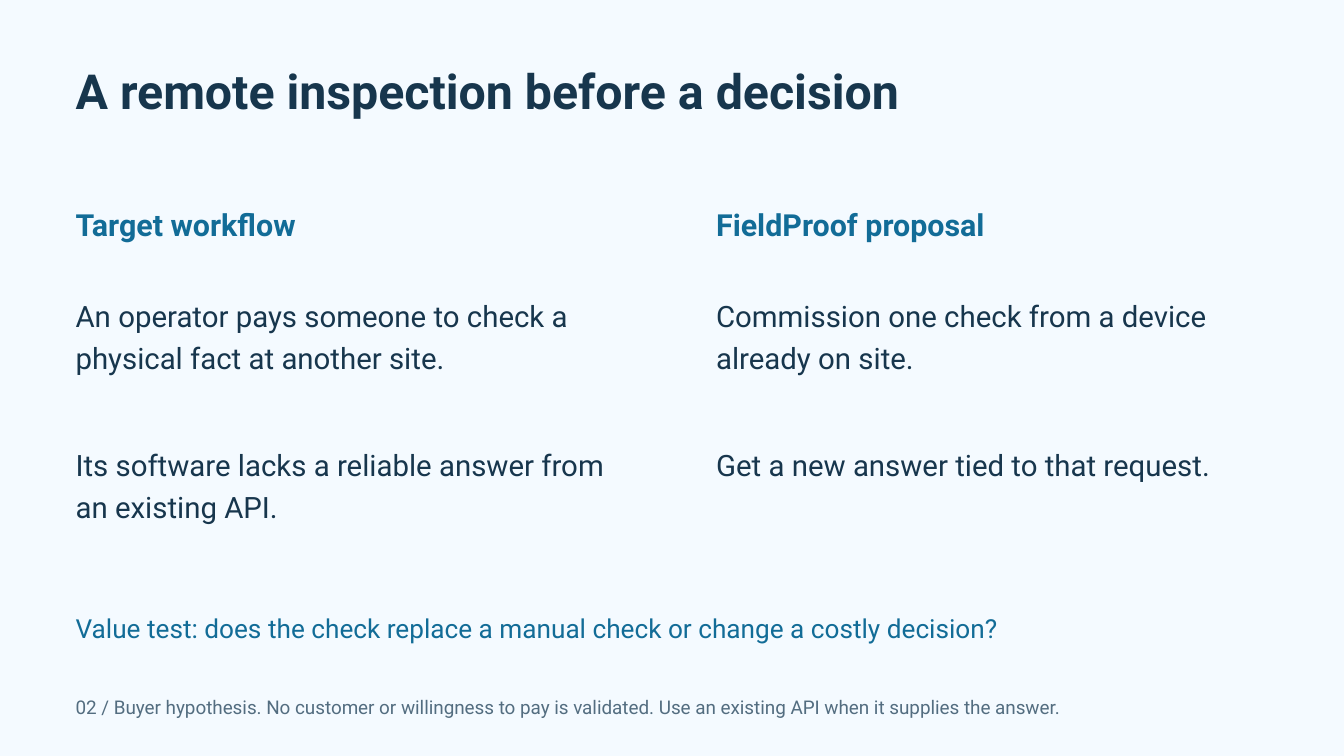
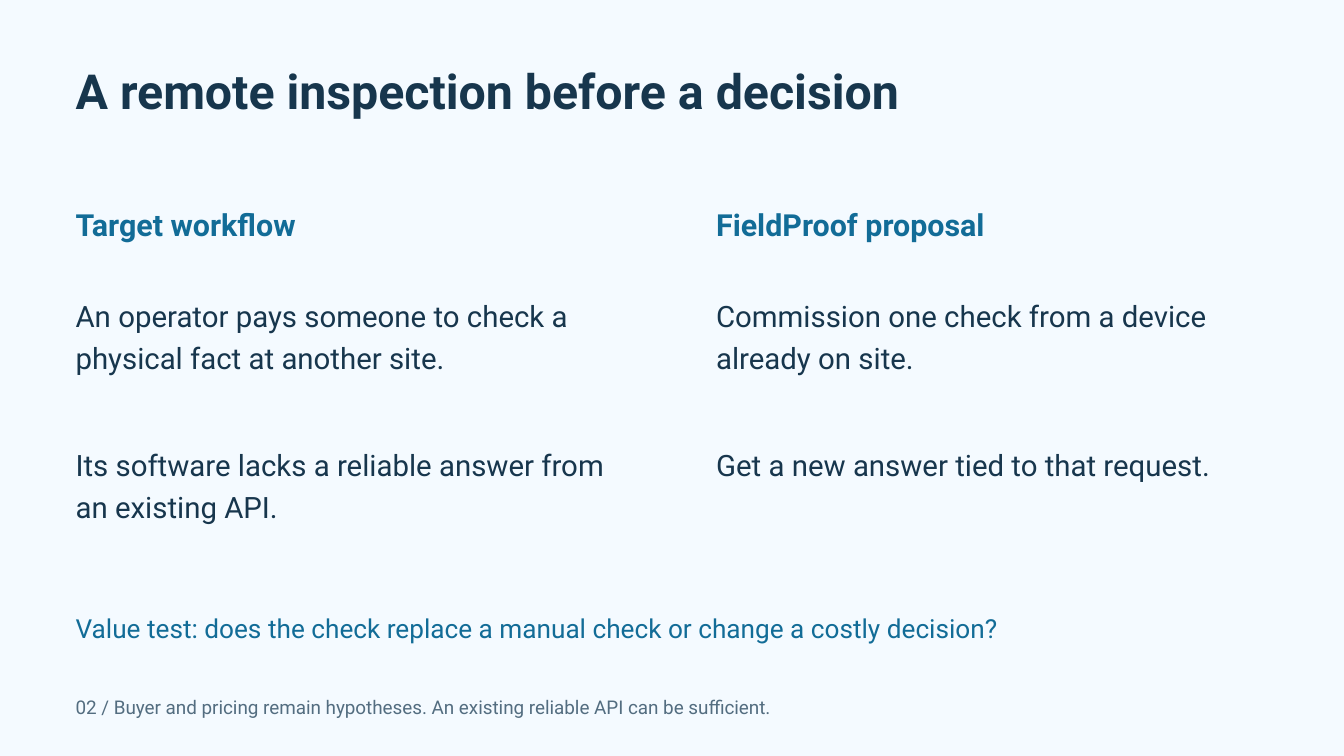
Before and after one commit to epicexcelsior/fieldproof, a slide deck: slide 2 of docs/competition/fieldproof-pitch.pptx. Drawn at 1344x756 pixels with LibreOffice and Linux fonts; fonts in the diff are those of the drawing. Boxes give left, top, right and bottom in pixels: in the first picture for what was removed or moved away, otherwise in the second. Text is boxed around its words. In the diff, an @@ line names an element or a change of style, - is before the commit and + after.

```diff
--- a/docs/competition/fieldproof-pitch.pptx
+++ b/docs/competition/fieldproof-pitch.pptx
@@ text at <box>76,699,770,718</box>: text changed @@
-02 / Buyer hypothesis. No customer or willingness to pay is validated. Use an existing API when it supplies the answer.
+02 / Buyer and pricing remain hypotheses. An existing reliable API can be sufficient.
```
Also in this commit, not shown: 4 other slides changed, 24 other files.
